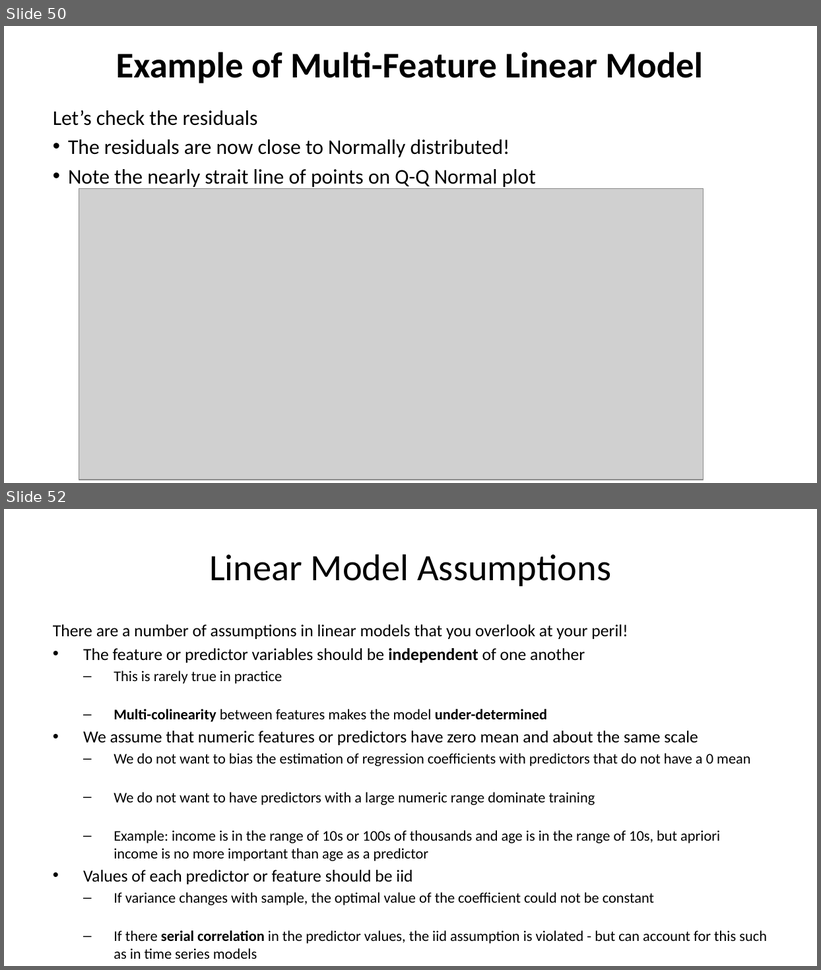
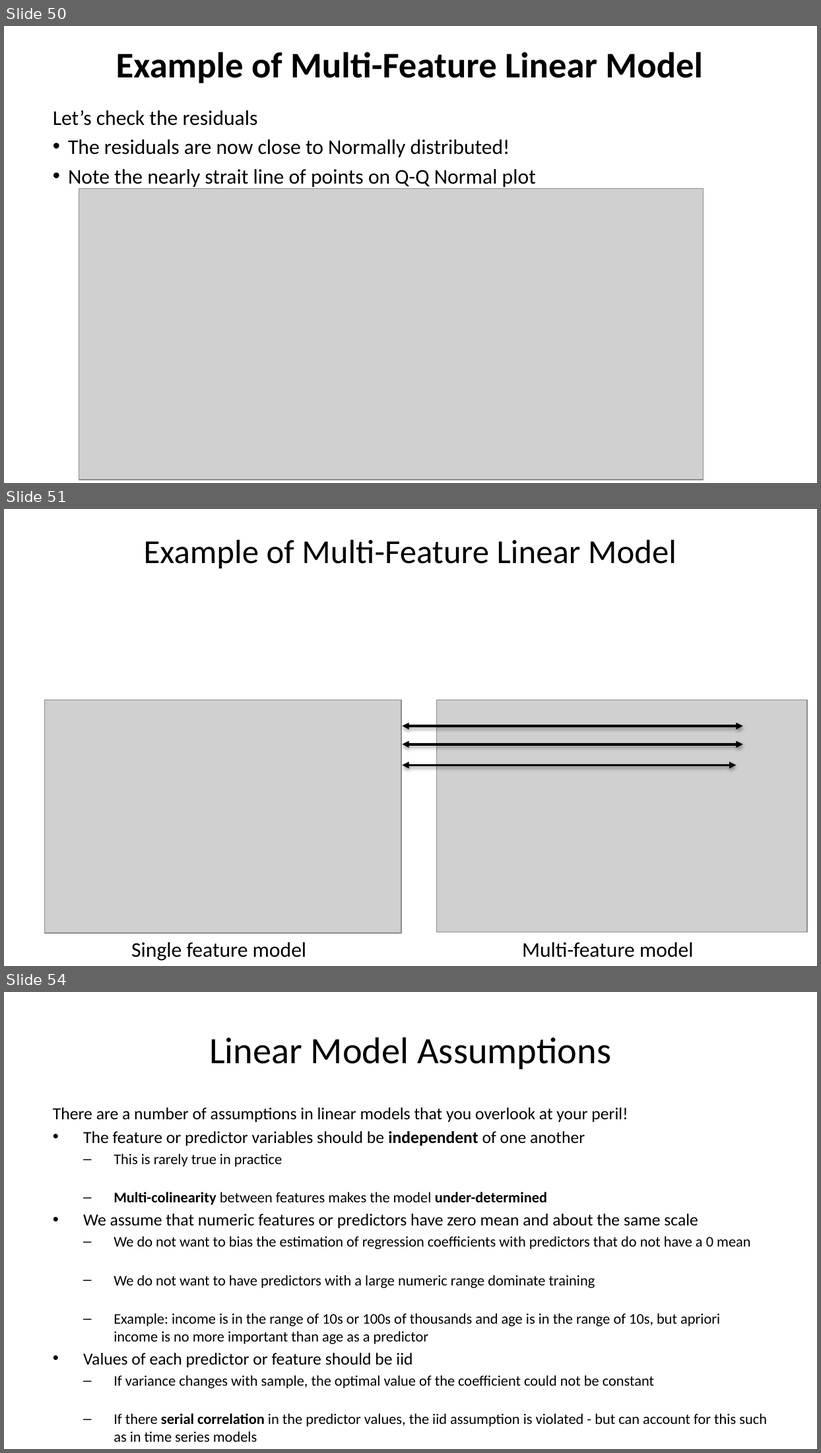
Before and after one commit to StephenElston/CSCI-E-83, a slide deck: LectureSlides/08_IntroductionToLinearModels.pptx. Shown one above the other, each under a label of ours: slides 50 and 52 before the commit, slides 50, 51 and 54 after it; the slides between them are not shown. The pictures are 821x970 and 821x1453 pixels, drawn with LibreOffice and Linux fonts; fonts in the diff are those of the drawing; grey boxes stand for pictures. Boxes give left, top, right and bottom in pixels: in the first picture for what was removed or moved away, otherwise in the second. Text is boxed around its words. In the diff, an @@ line names an element or a change of style, - is before the commit and + after.

Commit message:
Updated linear model example slides

```diff
--- a/LectureSlides/08_IntroductionToLinearModels.pptx
+++ b/LectureSlides/08_IntroductionToLinearModels.pptx
@@ slide 51 added at <box>4,509,817,966</box>, background #FFFFFF @@
@@ title added at <box>144,539,677,569</box>, 29.7 pt, text #000000 @@
+Example of Multi-Feature Linear Model
@@ picture added at <box>45,700,401,933</box> @@
@@ picture added at <box>436,700,807,933</box> @@
@@ double arrow added from (403, 726) to (743, 726), #000000 2 pt @@
@@ double arrow added from (403, 745) to (743, 745), #000000 2 pt @@
@@ double arrow added from (403, 765) to (736, 765), #000000 2 pt @@
@@ text added at <box>131,943,307,961</box>, 18.5 pt, text #000000 @@
+Single feature model
@@ text added at <box>522,943,694,958</box>, 18.5 pt, text #000000 @@
+Multi-feature model
@@ what was slide 52 is now slide 54 @@
```
Also in this commit, not shown: 4 slides changed, 2 other slides added, 1 slide removed.
